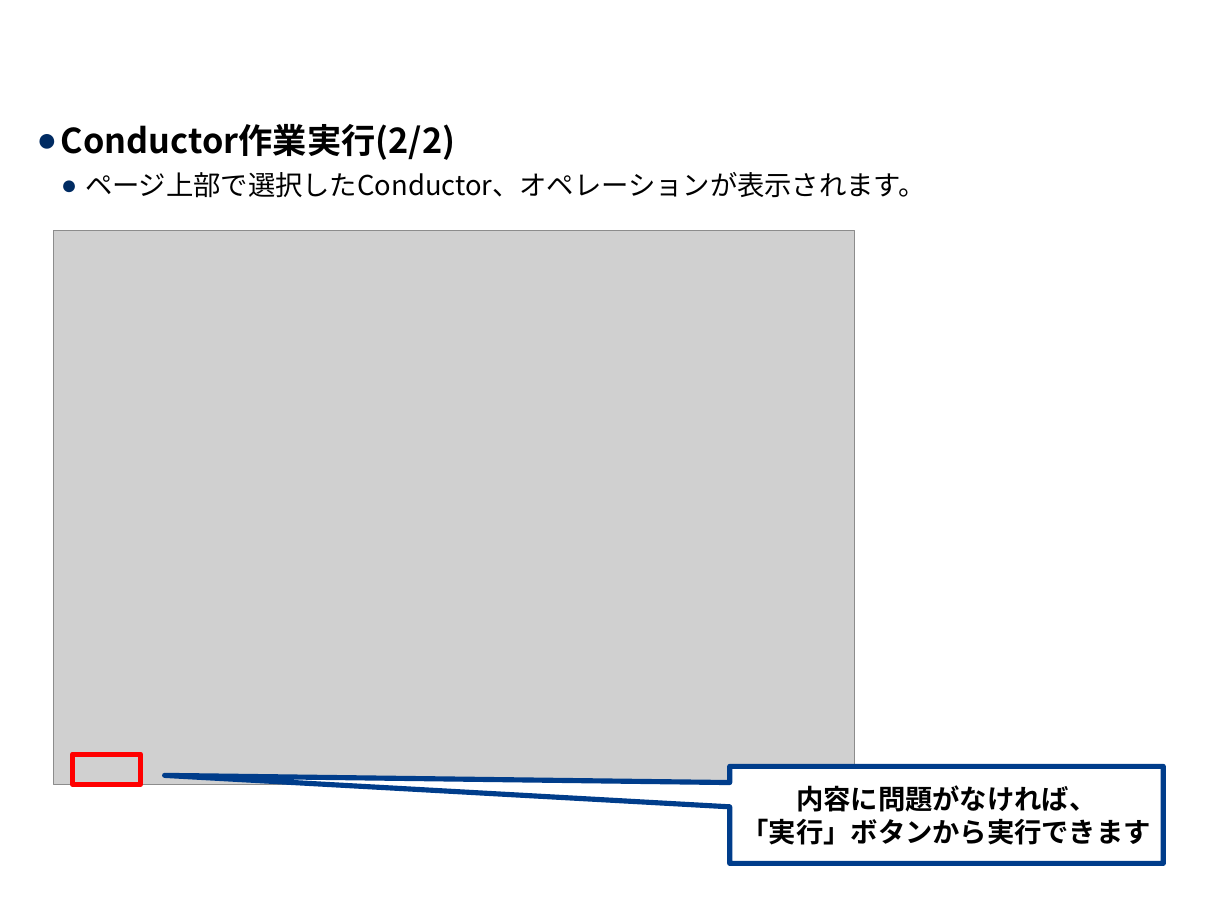
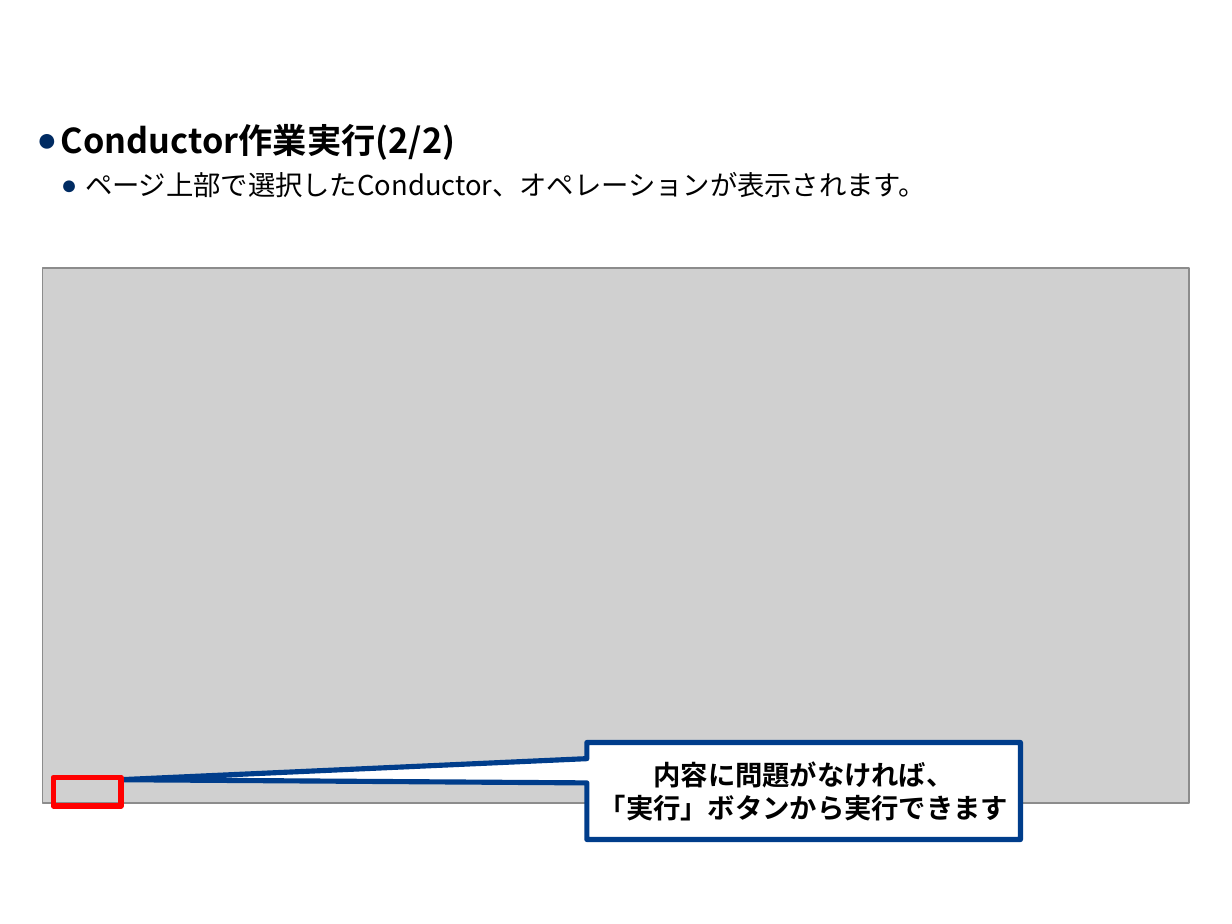
Before and after one commit to exastro-suite/it-automation-docs, a slide deck: slide 14 of asset/Learn_ja/ITA-Conductor_ja.pptx. Drawn at 1232x924 pixels with LibreOffice and Linux fonts; fonts in the diff are those of the drawing; grey boxes stand for pictures; background and template pictures are left out. Boxes give left, top, right and bottom in pixels: in the first picture for what was removed or moved away, otherwise in the second. Text is boxed around its words. In the diff, an @@ line names an element or a change of style, - is before the commit and + after.

```diff
--- a/asset/Learn_ja/ITA-Conductor_ja.pptx
+++ b/asset/Learn_ja/ITA-Conductor_ja.pptx
@@ picture: place and size @@
-picture at (53,230,854,785)
+picture at (43,267,1189,802)
@@ speech box "内容に問題がなければ、 「実行」ボタンから実行できます": place and size @@
-speech box "内容に問題がなければ、 「実行」ボタンから実行できます" at (729,766,1163,864)
+speech box "内容に問題がなければ、 「実行」ボタンから実行できます" at (586,743,1020,840)
@@ speech box "内容に問題がなければ、 「実行」ボタンから実行できます" at (586,743,1020,840): proportions changed @@
@@ rectangle: place and size @@
-rectangle at (73,754,140,785)
+rectangle at (53,777,121,806)
```
Also in this commit, not shown: 12 other slides changed, 1 slide added, 1 other file.
